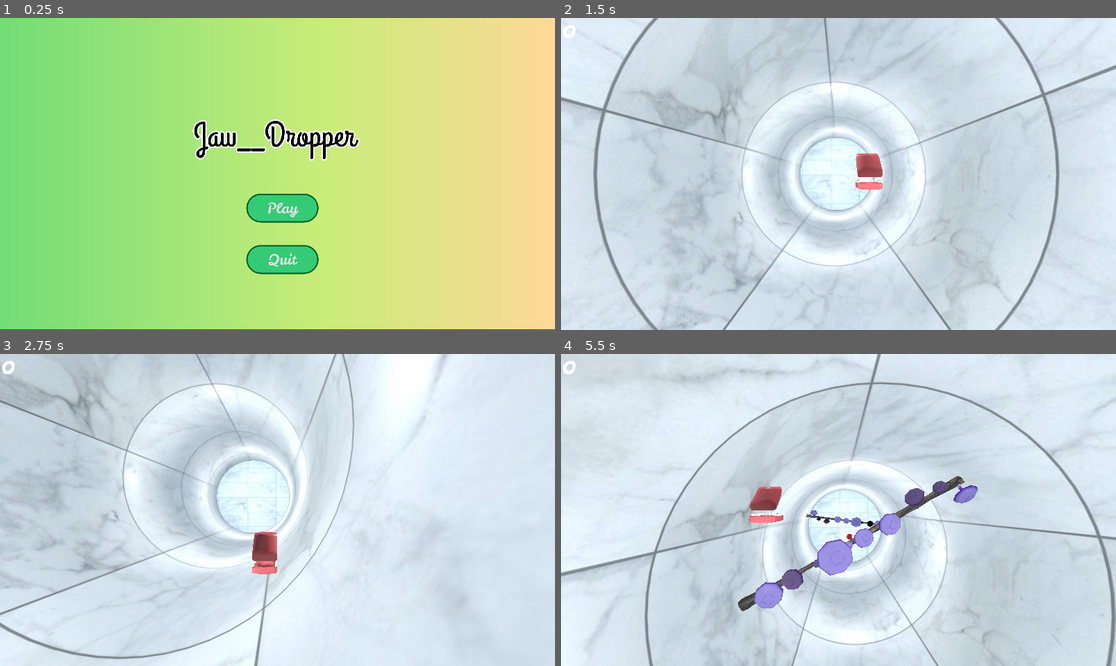
Above: before the commit, frames 1-4 (two rows, left to right).
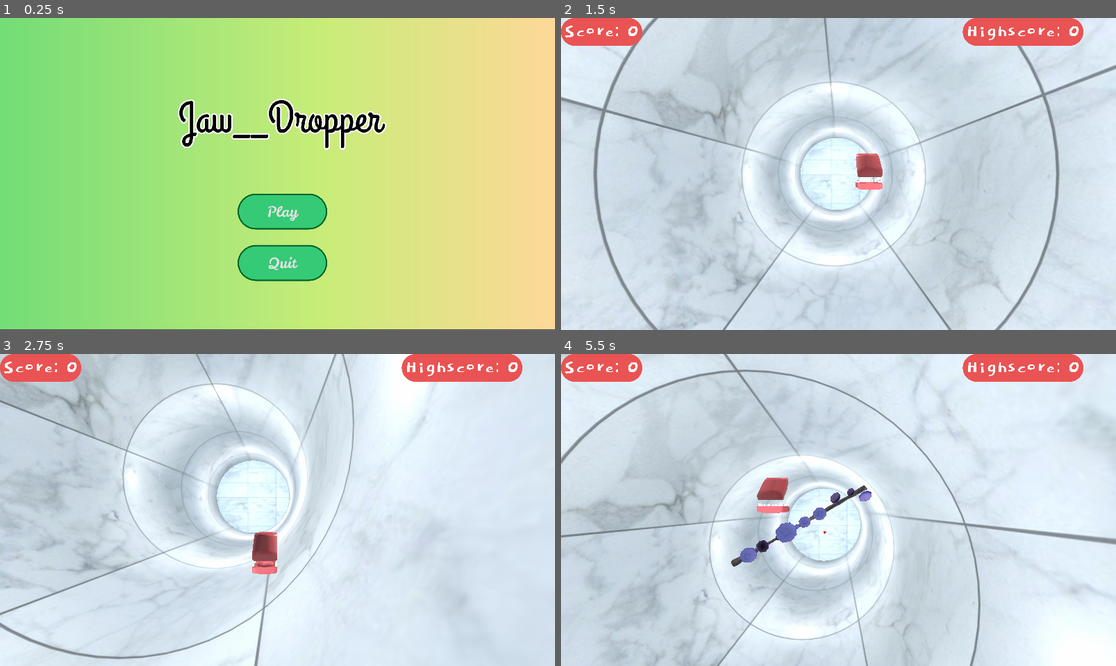
Above: after the commit, the same moments.

Repository: KajuKaVyapari/jaw__dropper
Game: Godot game, scene res://scenes/ui/main_menu.tscn
Two runs of this game, one before a commit and one after it. Both use one fixed random seed, a clock stepped at 60 frames per second and the inputs below.
Inputs:
- Up to frame 1 (0.25 s): no input
- Up to frame 2 (1.5 s): click "Play" at 0.5 s; hold Right (ui_right) from 1.28 s (still down)
- Up to frame 3 (2.75 s): release Right (ui_right) at 2.03 s; hold Down (ui_down) from 2.03 s (still down)
- Up to frame 4 (5.5 s): release Down (ui_down) at 2.78 s; hold Right (ui_right) 2.78-3.53 s; hold Up (ui_up) 3.53-4.28 s; hold Left (ui_left) from 4.28 s (still down); tap Escape (ui_cancel) at 4.9 s

The runs differ from the first frame. In frame 1, 5.1% of the frame differs, in the area x 32-70%, y 25-85%; in frame 2, 3.0%; in frame 3, 3.0%; in frame 4, 43%, in the area x 0-100%, y 0-100%.

Commit message:
lot of work done!
+ imporoved buttons and ui and exported styles
+ added lose_screen
+ added highscore system
+ added hud and lose_screen highscore system
+ added a pause manager
+ balancing + made food small
**TODO** make a proper pause system

Diff:
--- a/resources/base_button.tres
+++ b/resources/base_button.tres
@@ -7,7 +7,7 @@
 border_width_right = 5
 border_width_bottom = 5
 border_color = Color( 0.00392157, 0.392157, 0.164706, 1 )
-corner_radius_top_left = 50
-corner_radius_top_right = 50
-corner_radius_bottom_right = 50
-corner_radius_bottom_left = 50
+corner_radius_top_left = 100
+corner_radius_top_right = 100
+corner_radius_bottom_right = 100
+corner_radius_bottom_left = 100
--- a/resources/base_button_pressed.tres
+++ b/resources/base_button_pressed.tres
@@ -7,7 +7,7 @@
 border_width_right = 5
 border_width_bottom = 5
 border_color = Color( 0.00392157, 0.392157, 0.164706, 1 )
-corner_radius_top_left = 50
-corner_radius_top_right = 50
-corner_radius_bottom_right = 50
-corner_radius_bottom_left = 50
+corner_radius_top_left = 100
+corner_radius_top_right = 100
+corner_radius_bottom_right = 100
+corner_radius_bottom_left = 100
--- /dev/null
+++ b/resources/fonts/score_hud.tres
@@ -0,0 +1,7 @@
+[gd_resource type="DynamicFont" load_steps=2 format=2]
+
+[ext_resource path="res://resources/fonts/Dokdo-Regular.ttf" type="DynamicFontData" id=1]
+
+[resource]
+size = 75
+font_data = ExtResource( 1 )
--- /dev/null
+++ b/resources/score_hud.tres
@@ -0,0 +1,12 @@
+[gd_resource type="StyleBoxFlat" format=2]
+
+[resource]
+bg_color = Color( 0.921569, 0.329412, 0.329412, 1 )
+corner_radius_top_left = 100
+corner_radius_top_right = 100
+corner_radius_bottom_right = 100
+corner_radius_bottom_left = 100
+expand_margin_left = 10.0
+expand_margin_right = 10.0
+expand_margin_top = 10.0
+expand_margin_bottom = 10.0
--- a/scenes/coin.tscn
+++ b/scenes/coin.tscn
@@ -24,6 +24,7 @@
 [sub_resource type="BoxShape" id=3]
 
 [node name="coin" type="KinematicBody"]
+transform = Transform( 0.5, 0, 0, 0, 0.5, 0, 0, 0, 0.5, 0, 0, 0 )
 script = ExtResource( 1 )
 
 [node name="coin_area" type="Area" parent="."]
--- a/scenes/ui/base_button.tscn
+++ b/scenes/ui/base_button.tscn
@@ -5,20 +5,19 @@
 [ext_resource path="res://resources/base_button.tres" type="StyleBox" id=3]
 [ext_resource path="res://resources/base_button_pressed.tres" type="StyleBox" id=4]
 
-[sub_resource type="DynamicFont" id=2]
+[sub_resource type="DynamicFont" id=1]
 size = 50
 font_data = ExtResource( 1 )
 
 [node name="base_button" type="Button"]
 anchor_right = 1.0
 anchor_bottom = 1.0
-margin_left = 1.49829
-margin_right = -1668.5
-margin_bottom = -980.0
+margin_right = -1610.0
+margin_bottom = -956.0
 custom_styles/hover = ExtResource( 4 )
 custom_styles/pressed = ExtResource( 3 )
 custom_styles/normal = ExtResource( 3 )
-custom_fonts/font = SubResource( 2 )
+custom_fonts/font = SubResource( 1 )
 text = "Play"
 script = ExtResource( 2 )
 __meta__ = {
--- a/scenes/ui/lose_screen.tscn
+++ b/scenes/ui/lose_screen.tscn
@@ -1,8 +1,76 @@
-[gd_scene format=2]
+[gd_scene load_steps=8 format=2]
+
+[ext_resource path="res://textures/background.tres" type="Texture" id=1]
+[ext_resource path="res://scenes/ui/title_label.tscn" type="PackedScene" id=2]
+[ext_resource path="res://scripts/ui/lose_screen.gd" type="Script" id=3]
+[ext_resource path="res://resources/fonts/caveat_brush.ttf" type="DynamicFontData" id=4]
+[ext_resource path="res://scenes/ui/base_button.tscn" type="PackedScene" id=5]
+[ext_resource path="res://scenes/ui/quit_button.tscn" type="PackedScene" id=6]
+
+[sub_resource type="DynamicFont" id=1]
+size = 80
+font_data = ExtResource( 4 )
 
 [node name="lose_screen" type="Control"]
 anchor_right = 1.0
 anchor_bottom = 1.0
+script = ExtResource( 3 )
 __meta__ = {
 "_edit_use_anchors_": false
 }
+
+[node name="background" type="TextureRect" parent="."]
+anchor_right = 1.0
+anchor_bottom = 1.0
+margin_top = -1.05948
+margin_bottom = -1.05945
+texture = ExtResource( 1 )
+expand = true
+__meta__ = {
+"_edit_use_anchors_": false
+}
+
+[node name="title" parent="." instance=ExtResource( 2 )]
+margin_left = 693.595
+margin_top = 247.48
+margin_right = 1216.6
+margin_bottom = 451.48
+text = "You Lost !"
+
+[node name="score_label" type="Label" parent="."]
+margin_left = 566.0
+margin_top = 461.622
+margin_right = 814.0
+margin_bottom = 562.622
+custom_fonts/font = SubResource( 1 )
+custom_colors/font_color = Color( 0, 0.588235, 0.196078, 1 )
+text = "Score: "
+__meta__ = {
+"_edit_use_anchors_": false
+}
+
+[node name="highscore_label" type="Label" parent="."]
+margin_left = 1099.0
+margin_top = 464.0
+margin_right = 1460.0
+margin_bottom = 565.0
+custom_fonts/font = SubResource( 1 )
+custom_colors/font_color = Color( 0, 0.588235, 0.196078, 1 )
+text = "Highscore: "
+__meta__ = {
+"_edit_use_anchors_": false
+}
+
+[node name="base_button" parent="." instance=ExtResource( 5 )]
+margin_left = 799.498
+margin_top = 608.0
+margin_right = -810.502
+margin_bottom = -348.0
+text = "Retry"
+scene = "res://scenes/world.tscn"
+
+[node name="quit_button" parent="." instance=ExtResource( 6 )]
+margin_left = 800.935
+margin_top = 786.0
+margin_right = 1110.94
+margin_bottom = 910.0
--- a/scenes/ui/main_menu.tscn
+++ b/scenes/ui/main_menu.tscn
@@ -1,17 +1,9 @@
-[gd_scene load_steps=7 format=2]
+[gd_scene load_steps=5 format=2]
 
-[ext_resource path="res://resources/fonts/GrandHotel-Regular.ttf" type="DynamicFontData" id=1]
+[ext_resource path="res://scenes/ui/title_label.tscn" type="PackedScene" id=1]
 [ext_resource path="res://scenes/ui/base_button.tscn" type="PackedScene" id=2]
 [ext_resource path="res://scenes/ui/quit_button.tscn" type="PackedScene" id=3]
 [ext_resource path="res://textures/background.tres" type="Texture" id=4]
-
-[sub_resource type="StyleBoxFlat" id=1]
-bg_color = Color( 0, 0, 0, 0 )
-
-[sub_resource type="DynamicFont" id=2]
-size = 120
-outline_size = 5
-font_data = ExtResource( 1 )
 
 [node name="main_menu" type="Control"]
 anchor_right = 1.0
@@ -31,29 +23,17 @@
 "_edit_use_anchors_": false
 }
 
-[node name="title" type="Label" parent="."]
-margin_left = 669.537
-margin_top = 328.371
-margin_right = 1228.54
-margin_bottom = 492.371
-custom_styles/normal = SubResource( 1 )
-custom_fonts/font = SubResource( 2 )
-custom_colors/font_color = Color( 0, 0, 0, 1 )
-custom_colors/font_outline_modulate = Color( 1, 1, 1, 1 )
-text = "Jaw__Dropper"
-__meta__ = {
-"_edit_use_anchors_": false
-}
+[node name="title" parent="." instance=ExtResource( 1 )]
 
 [node name="play_button" parent="." instance=ExtResource( 2 )]
-margin_left = 851.707
-margin_top = 607.513
-margin_right = -818.293
-margin_bottom = -372.487
+margin_left = 822.0
+margin_top = 608.0
+margin_right = -788.0
+margin_bottom = -348.0
 scene = "res://scenes/world.tscn"
 
 [node name="quit_button" parent="." instance=ExtResource( 3 )]
-margin_left = 851.707
-margin_top = 786.337
-margin_right = 1101.71
-margin_bottom = 886.337
+margin_left = 822.0
+margin_top = 786.0
+margin_right = 1132.0
+margin_bottom = 910.0
--- a/scenes/ui/quit_button.tscn
+++ b/scenes/ui/quit_button.tscn
@@ -1,6 +1,6 @@
 [gd_scene load_steps=6 format=2]
 
-[ext_resource path="res://scenes/ui/quit_button.gd" type="Script" id=1]
+[ext_resource path="res://scripts/ui/quit_button.gd" type="Script" id=1]
 [ext_resource path="res://resources/fonts/LeckerliOne-Regular.ttf" type="DynamicFontData" id=2]
 [ext_resource path="res://resources/base_button_pressed.tres" type="StyleBox" id=3]
 [ext_resource path="res://resources/base_button.tres" type="StyleBox" id=4]
@@ -10,8 +10,8 @@
 font_data = ExtResource( 2 )
 
 [node name="quit_button" type="Button"]
-margin_right = 250.0
-margin_bottom = 100.0
+margin_right = 310.0
+margin_bottom = 124.0
 custom_styles/hover = ExtResource( 3 )
 custom_styles/pressed = ExtResource( 4 )
 custom_styles/normal = ExtResource( 4 )
--- /dev/null
+++ b/scenes/ui/title_label.tscn
@@ -0,0 +1,25 @@
+[gd_scene load_steps=4 format=2]
+
+[ext_resource path="res://resources/fonts/GrandHotel-Regular.ttf" type="DynamicFontData" id=1]
+
+[sub_resource type="StyleBoxFlat" id=1]
+bg_color = Color( 0, 0, 0, 0 )
+
+[sub_resource type="DynamicFont" id=2]
+size = 150
+outline_size = 5
+font_data = ExtResource( 1 )
+
+[node name="title" type="Label"]
+margin_left = 618.0
+margin_top = 250.0
+margin_right = 1319.0
+margin_bottom = 454.0
+custom_styles/normal = SubResource( 1 )
+custom_fonts/font = SubResource( 2 )
+custom_colors/font_color = Color( 0, 0, 0, 1 )
+custom_colors/font_outline_modulate = Color( 1, 1, 1, 1 )
+text = "Jaw__Dropper"
+__meta__ = {
+"_edit_use_anchors_": false
+}
--- a/scenes/world.tscn
+++ b/scenes/world.tscn
@@ -3,8 +3,9 @@
 [ext_resource path="res://scenes/player.tscn" type="PackedScene" id=1]
 [ext_resource path="res://scenes/obstacle_spawner.tscn" type="PackedScene" id=2]
 [ext_resource path="res://scenes/coin_spawner.tscn" type="PackedScene" id=3]
-[ext_resource path="res://resources/fonts/Dokdo-Regular.ttf" type="DynamicFontData" id=4]
+[ext_resource path="res://resources/fonts/score_hud.tres" type="DynamicFont" id=4]
 [ext_resource path="res://resources/materials/brick.tres" type="Material" id=5]
+[ext_resource path="res://resources/score_hud.tres" type="StyleBox" id=6]
 
 [sub_resource type="CylinderMesh" id=1]
 material = ExtResource( 5 )
@@ -14,12 +15,8 @@
 height = 100.0
 rings = 1
 
-[sub_resource type="ConcavePolygonShape" id=4]
+[sub_resource type="ConcavePolygonShape" id=2]
 data = PoolVector3Array( 1.4703, 50, 14.9278, 0, 50, 15, 0, 0, 15, 1.4703, 0, 14.9278, 1.4703, 50, 14.9278, 0, 0, 15, 2 …(22850 unchanged characters)…
-
-[sub_resource type="DynamicFont" id=3]
-size = 100
-font_data = ExtResource( 4 )
 
 [node name="world" type="Spatial"]
 
@@ -66,10 +63,25 @@
 }
 
 [node name="score" type="Label" parent="ui"]
-margin_right = 59.0
-margin_bottom = 101.0
-custom_fonts/font = SubResource( 3 )
-text = "0"
+margin_left = 10.0
+margin_top = 10.0
+margin_right = 271.0
+margin_bottom = 86.0
+custom_styles/normal = ExtResource( 6 )
+custom_fonts/font = ExtResource( 4 )
+text = "Score: 0"
+__meta__ = {
+"_edit_use_anchors_": false
+}
+
+[node name="highscore" type="Label" parent="ui"]
+margin_left = 1400.0
+margin_top = 10.0
+margin_right = 1797.0
+margin_bottom = 86.0
+custom_styles/normal = ExtResource( 6 )
+custom_fonts/font = ExtResource( 4 )
+text = "Highscore: 0"
 __meta__ = {
 "_edit_use_anchors_": false
 }
--- a/scripts/global.gd
+++ b/scripts/global.gd
@@ -9,12 +9,45 @@
 var spawners_iter = 0
 var coins = 0
 
+var score_file = "user://highscore.txt"
+var highscore = 0 setget set_highscore, get_highscore
+
+
+func _ready() -> void:
+	load_score()
+
+
+func load_score():
+	var f = File.new()
+	if f.file_exists(score_file):
+		f.open(score_file, File.READ)
+		var content = f.get_as_text()
+		highscore = int(content)
+		f.close()
+
+func save_score():
+	var f = File.new()
+	f.open(score_file, File.WRITE)
+	f.store_string(str(highscore))
+	f.close()
+
 
 func set_score(value):
 	score = value
-	get_tree().get_root().get_node("world/ui/score").text = str(score)
-
+	if score > highscore:
+		self.highscore = score
+	get_tree().get_root().get_node("world/ui/score").text = "Score: " + str(score)
 
 
 func get_score():
 	return score
+
+
+func set_highscore(value):
+	highscore = value
+	save_score()
+	get_tree().get_root().get_node("world/ui/highscore").text = "Highscore: " + str(highscore)
+
+
+func get_highscore():
+	return highscore
--- a/scripts/obstacle.gd
+++ b/scripts/obstacle.gd
@@ -18,9 +18,13 @@
 
 func _on_obstacle_area_body_entered(body: Node) -> void:
 	if body.name == "player":
-		body.queue_free() # Replace with lose_game()
+		lose_game()
 
 
 func _on_obstacle_area_area_entered(area: Area) -> void:
 	if area.name == "obstacle.area":
 		area.get_parent().queue_free()
+
+
+func lose_game():
+	get_tree().change_scene("res://scenes/ui/lose_screen.tscn")
--- a/scripts/player.gd
+++ b/scripts/player.gd
@@ -9,6 +9,11 @@
 
 var state = "move"
 onready var original_y = transform.origin.y
+
+
+func _ready() -> void:
+
+	global.highscore = global.get_highscore()
 
 
 func _physics_process(delta: float) -> void:
@@ -24,7 +29,13 @@
 			direction += Vector3.RIGHT
 		if Input.is_action_pressed("ui_left"):
 			direction += Vector3.LEFT
+		if Input.is_action_just_pressed("ui_cancel"):
+			pause_game()
 		direction = direction.normalized()
 
 		velocity = velocity.linear_interpolate(direction * speed, acceleration)
 		velocity = move_and_slide(velocity * delta)
+
+
+func pause_game():
+	get_tree().paused = true
--- /dev/null
+++ b/scripts/ui/lose_screen.gd
@@ -0,0 +1,6 @@
+extends Control
+
+func _ready() -> void:
+
+	$score_label.text = "Score: " + str(global.score)
+	$highscore_label.text = "Highscore: " + str(global.highscore)
Not shown: 1 places in scenes/world.tscn that only renumber resources
Renamed: scenes/ui/quit_button.gd -> scripts/ui/quit_button.gd
